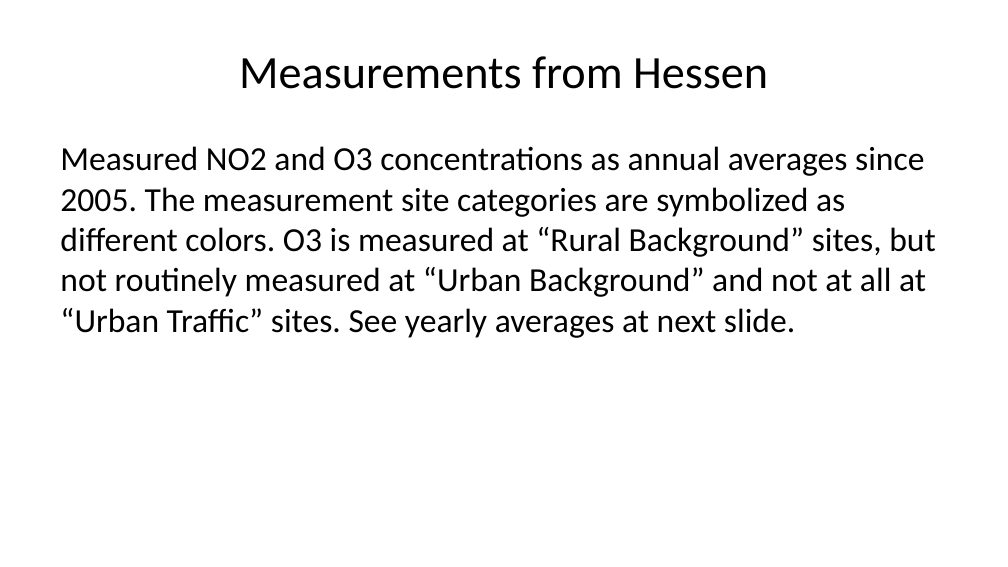
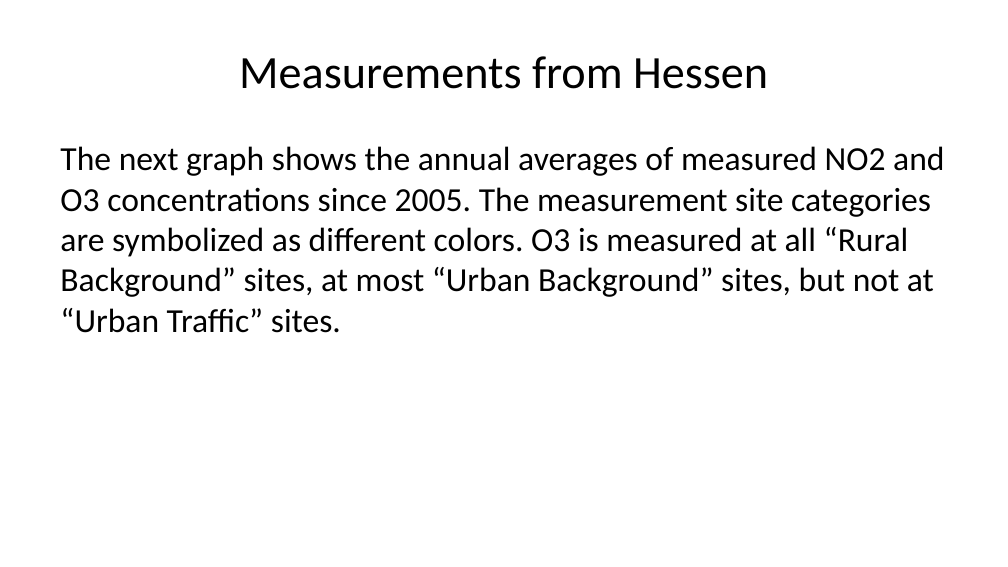
Before and after one commit to Ma-Loma/Antikor, a slide deck: slide 4 of VglO3NO2.pptx. Drawn at 1008x567 pixels with LibreOffice and Linux fonts; fonts in the diff are those of the drawing. Boxes give left, top, right and bottom in pixels: in the first picture for what was removed or moved away, otherwise in the second. Text is boxed around its words. In the diff, an @@ line names an element or a change of style, - is before the commit and + after.

Commit message:
Categories and fits

```diff
--- a/VglO3NO2.pptx
+++ b/VglO3NO2.pptx
@@ text at [60,146,944,333]: text changed @@
-Measured NO2 and O3 concentrations as annual averages since 2005. The measurement site categories are symbolized as different colors. O3 is measured at “Rural Background” sites, but not routinely measured at “Urban Background” and not at all at “Urban Traffic” sites. See yearly averages at next slide.
+The next graph shows the annual averages of measured NO2 and O3 concentrations since 2005. The measurement site categories are symbolized as different colors. O3 is measured at all “Rural Background” sites, at most “Urban Background” sites, but not at “Urban Traffic” sites.
```
Also in this commit, not shown: 4 other slides changed, 3 slides added, 2 slides removed, 3 other files.
